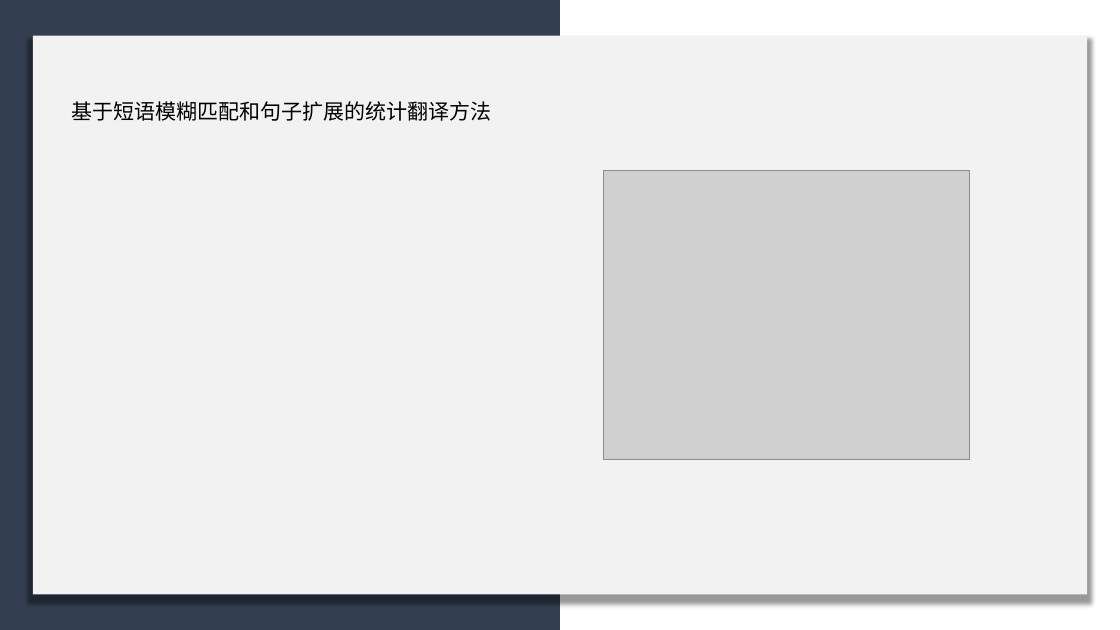
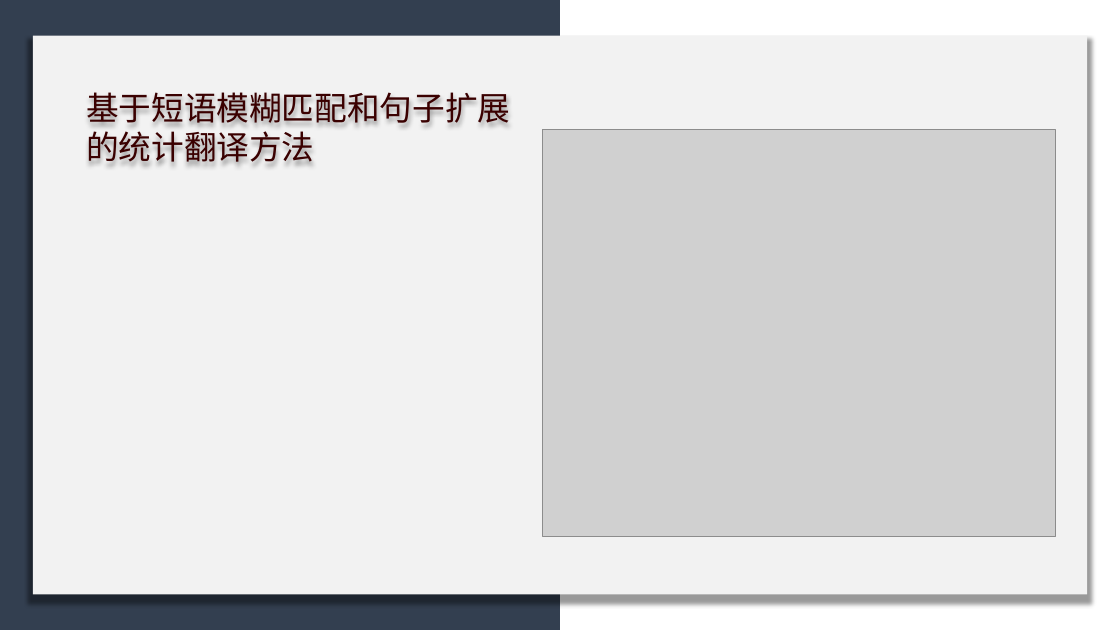
Before and after one commit to licheng0573/RosettaStone, a slide deck: slide 29 of 二组展示_10_24.pptx. Drawn at 1120x630 pixels with LibreOffice and Linux fonts; fonts in the diff are those of the drawing; grey boxes stand for pictures. Boxes give left, top, right and bottom in pixels: in the first picture for what was removed or moved away, otherwise in the second. Text is boxed around its words. In the diff, an @@ line names an element or a change of style, - is before the commit and + after.

```diff
--- a/二组展示_10_24.pptx
+++ b/二组展示_10_24.pptx
@@ text "基于短语模糊匹配和句子扩展的统计翻译方法": place and size @@
-text "基于短语模糊匹配和句子扩展的统计翻译方法" at [72,101,492,121]
+text "基于短语模糊匹配和句子扩展的统计翻译方法" at [86,92,510,162]
@@ text "基于短语模糊匹配和句子扩展的统计翻译方法" at [86,92,510,162]: size 18 to 28 pt, text colour #000000 to #3A0000 @@
@@ picture: place and size @@
-picture at [604,171,970,460]
+picture at [543,130,1055,537]
```
Also in this commit, not shown: 6 other slides changed, 3 slides removed, 1 other file.
